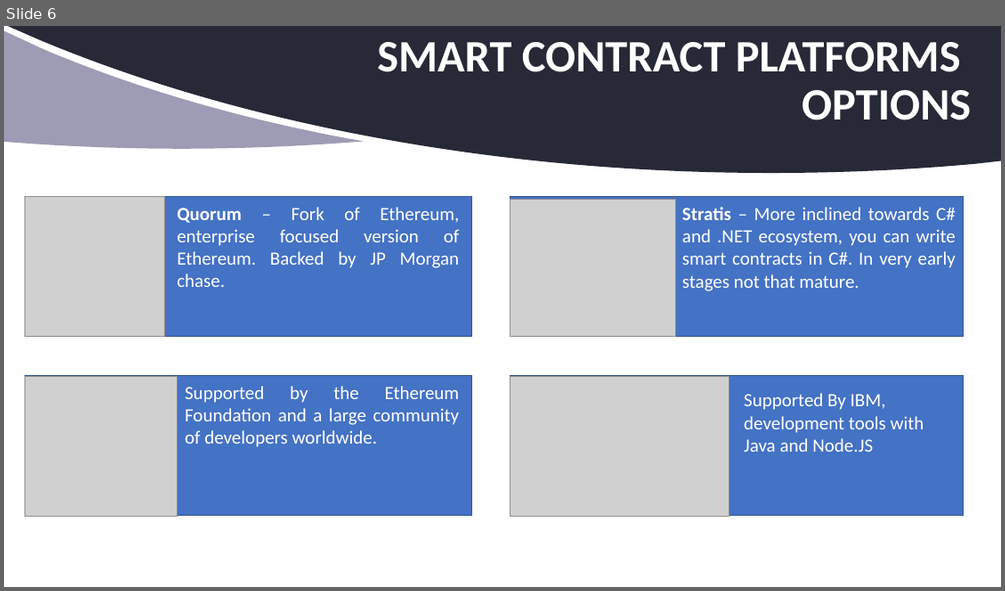
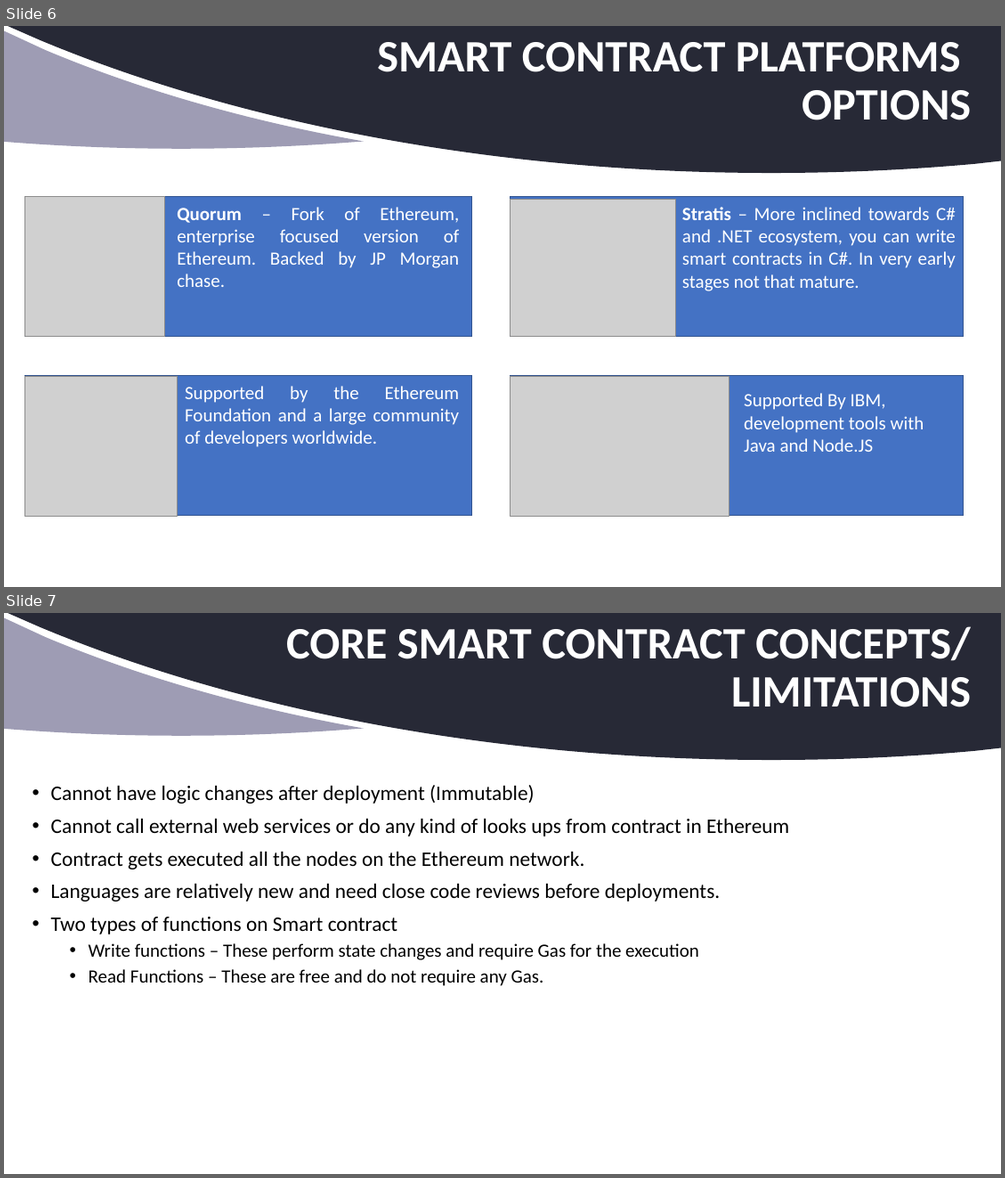
Before and after one commit to aamolgote/codecampnyc2018, a slide deck: PPTX/BAAS.pptx. Shown one above the other, each under a label of ours: slide 6 before the commit, slides 6 and 7 after it. The pictures are 1005x591 and 1005x1178 pixels, drawn with LibreOffice and Linux fonts; fonts in the diff are those of the drawing; grey boxes stand for pictures; background and template pictures are left out. Boxes give left, top, right and bottom in pixels: in the first picture for what was removed or moved away, otherwise in the second. Text is boxed around its words. In the diff, an @@ line names an element or a change of style, - is before the commit and + after.

```diff
--- a/PPTX/BAAS.pptx
+++ b/PPTX/BAAS.pptx
@@ slide 7 added at (4, 613, 1001, 1174), background #FFFFFF; not listed: 2 template elements that a slide beside it also shows @@
@@ title added at (286, 626, 971, 707), 43.2 pt, text #FFFFFF, bold @@
+CORE SMART CONTRACT CONCEPTS/
+LIMITATIONS
@@ text added at (51, 785, 789, 986), 20 pt, text #000000 @@
+• Cannot have logic changes after deployment (Immutable)
+• Cannot call external web services or do any kind of looks ups from contract in Ethereum
+• Contract gets executed all the nodes on the Ethereum network.
+• Languages are relatively new and need close code reviews before deployments.
+• Two types of functions on Smart contract
+  • Write functions – These perform state changes and require Gas for the execution
+  • Read Functions – These are free and do not require any Gas.
```
Also in this commit, not shown: 6 slides changed, 1 other slide added.
